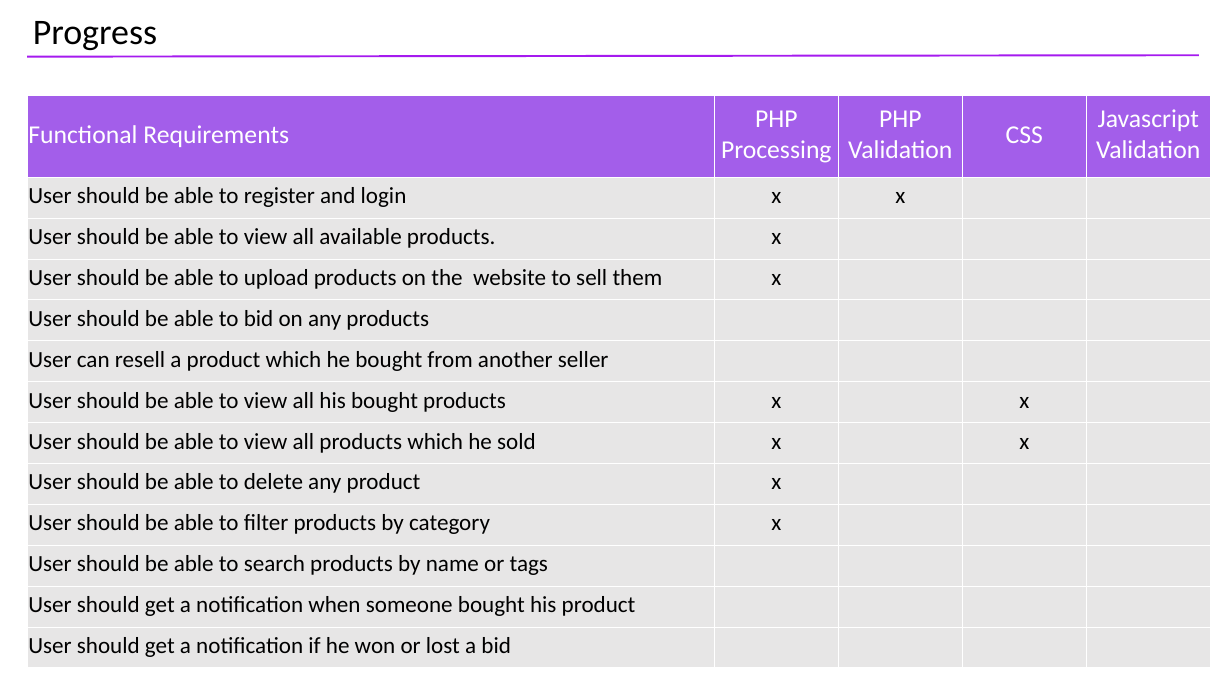
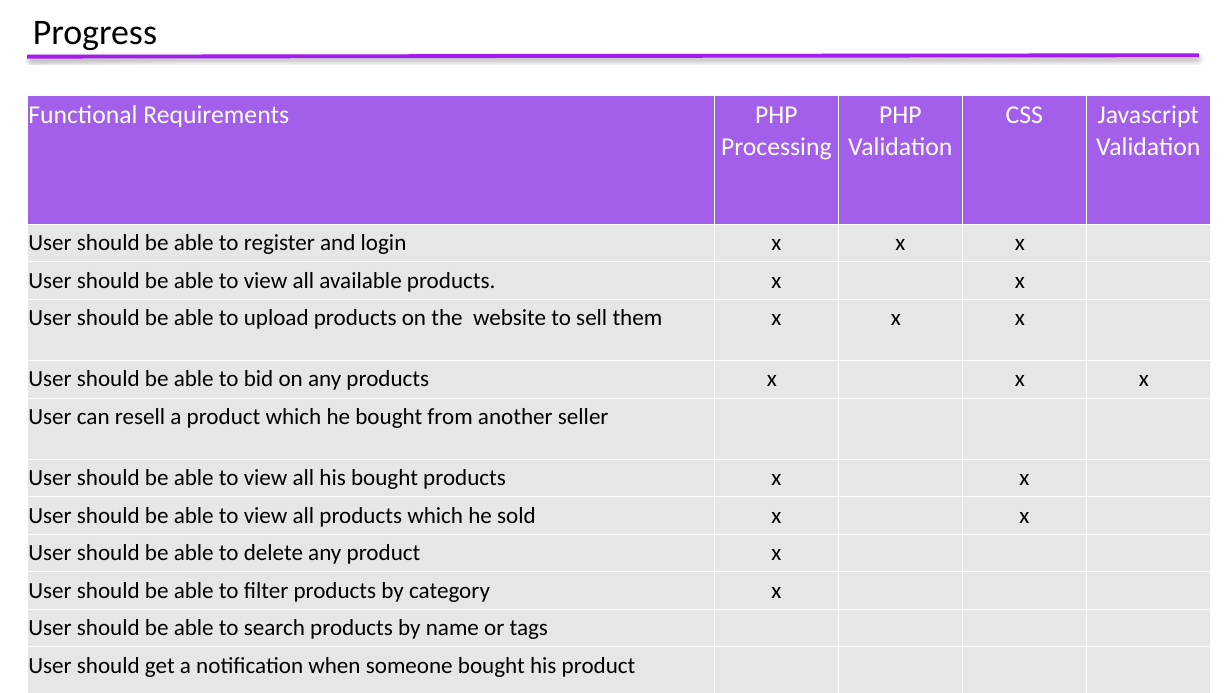
Before and after one commit to reeshal/Web-Assignment, a slide deck: slide 3 of AuctionHouse .pptx. Drawn at 1232x693 pixels with LibreOffice and Linux fonts; fonts in the diff are those of the drawing. Boxes give left, top, right and bottom in pixels: in the first picture for what was removed or moved away, otherwise in the second. Text is boxed around its words. In the diff, an @@ line names an element or a change of style, - is before the commit and + after.

```diff
--- a/AuctionHouse .pptx
+++ b/AuctionHouse .pptx
@@ line (27, 56) - (1200, 55): stroke #A51AEF 1.5 pt to #A51AEF 3 pt @@
@@ table at [27, 95, 1210, 681] @@
-row 2, column 4: 
+row 2, column 4: x
-row 3, column 4: 
+row 3, column 4: x
-row 4, column 3: 
+row 4, column 3: x
-row 4, column 4: 
+row 4, column 4: x
-row 5: User should be able to bid on any products |  |  |  | 
+row 5: User should be able to bid on any products | x |  | x | x
@@ borders changed @@
```
Also in this commit, not shown: 3 other slides changed, 4 other files.
